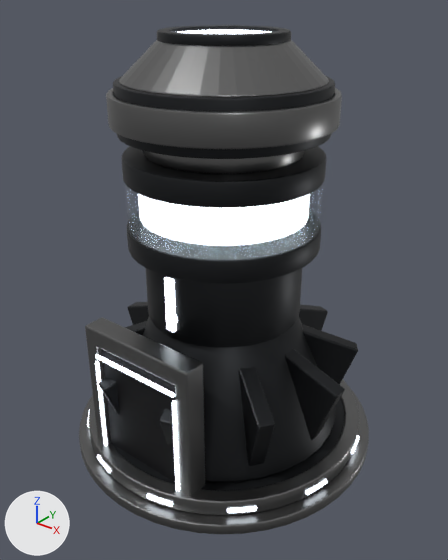
A saved change to the glTF model assets/kit/Cannon_T1.glb.
Rendered twice from a 50 mm camera at (3.86, -4.82, 5.0) aimed at (0.08, -0.09, 2.07). Every picture has the same lights, and +X, +Y and +Z are marked at lower left. The first picture is the older version. Vertices at exactly the same position are counted once.

Names of what the first picture shows: 'Cannon_T1'.
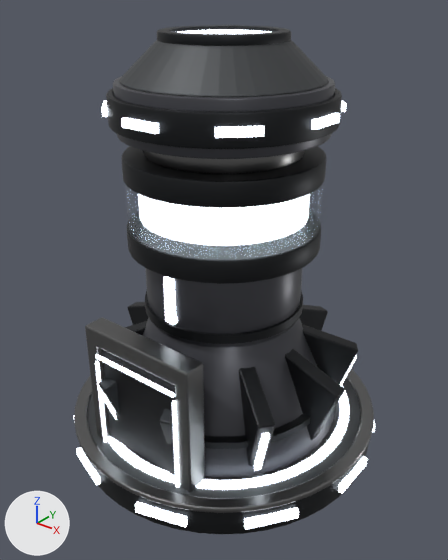
Location of each change, (x1, y1, x2, y2) in pixels of the pictures (448 x 560 px):
'Cannon_T1', reshaped: before (79, 25, 369, 534); after (73, 25, 375, 534)
part 1 of me_cannon_t1, added: after (87, 378, 361, 498)
part 2 of me_cannon_t1, added: after (145, 291, 303, 344)
part 3 of me_cannon_t1, added: after (338, 456, 368, 494)
part 4 of me_cannon_t1, added: after (163, 276, 176, 325)
part 5 of me_cannon_t1, added: after (311, 113, 340, 130)
part 6 of me_cannon_t1, added: after (121, 117, 159, 134)
part 7 of me_cannon_t1, rebuilt (11% wider, 7% taller): before (89, 379, 359, 515); after (74, 368, 374, 513)
part 8 of me_cannon_t1, rebuilt: before (112, 398, 345, 491); after (107, 386, 350, 490)
part 9 of me_cannon_t1, deleted: before (87, 277, 359, 514)
part 10 of me_cannon_t1, built on: before (79, 361, 369, 534); after (73, 356, 375, 534)
part 11 of me_cannon_t1, added: after (341, 101, 347, 112)
part 12 of me_cannon_t1, added: after (101, 101, 108, 117)
part 13 of me_cannon_t1, added: after (215, 126, 265, 138)
part 14 of me_cannon_t1, recoloured: (113, 76, 335, 477) in both
part 15 of me_cannon_t1, recoloured: (80, 88, 368, 534) in both
part 16 of me_cannon_t1, recoloured: (119, 40, 329, 97) in both

The change, as a diff of the scene's bpy script:
```diff
--- a/assets/kit/Cannon_T1.glb.py
+++ b/assets/kit/Cannon_T1.glb.py
@@ mat_os_shell @@
+mat_os_shell = principled_material('OS_Shell')
+mat_os_shell.base_color = (0.075, 0.077, 0.09)  # dark grey #4d4e55
+mat_os_shell.metallic = 0.55
+mat_os_shell.roughness = 0.36
@@ mat_os_plate @@
+mat_os_plate = principled_material('OS_Plate')
+mat_os_plate.base_color = (0.085, 0.09, 0.095)  # dark grey #525557
+mat_os_plate.metallic = 0.75
+mat_os_plate.roughness = 0.55
@@ me_cannon_t1 @@
-me_cannon_t1.from_pydata(...)  # 5979 vertices, 11786 faces; spans x -1.75..1.75, y -1.75..1.75, z 0.06..4.58
+me_cannon_t1.from_pydata(...)  # 5724 vertices, 11196 faces; spans x -1.79..1.79, y -1.79..1.79, z 0.06..4.58
+# me_cannon_t1 part 1: a new loose piece, a 48-sided cylinder along z spanning x -1.65..1.65, y -1.65..1.65, z 0.38..0.41, in mat_os_plate (dark grey #525557)
+# me_cannon_t1 part 2: a new loose piece, a 32-sided cylinder along z spanning x -0.88..0.88, y -0.88..0.88, z 1.73..1.83, in mat_os_dark (dark grey #2c2e30)
+# me_cannon_t1 part 3: a new loose piece, a box spanning x 1.74..1.79, y -0.275..0.275, z 0.19..0.29, in mat_os_light (white #d4dde5, glowing white #edf6ff)
+# me_cannon_t1 part 4: a new loose piece, a box spanning x -0.06..0.06, y -0.885..-0.835, z 1.86..2.36, in mat_os_light (white #d4dde5, glowing white #edf6ff)
+# me_cannon_t1 part 5: a new loose piece, a box spanning x 1.11..1.16, y -0.2..0.2, z 3.85..3.93, in mat_os_light (white #d4dde5, glowing white #edf6ff)
+# me_cannon_t1 part 6: a new loose piece, a box spanning x -0.2..0.2, y -1.16..-1.11, z 3.85..3.93, in mat_os_light (white #d4dde5, glowing white #edf6ff)
+# me_cannon_t1 part 7: the loose piece of 576 vertices spanning x -1.62..1.62, y -1.62..1.62, z 0.18..0.36 is rebuilt with 576 vertices and now spans x -1.78..1.78, y -1.78..1.78, z 0.38..0.44
+# me_cannon_t1 part 8: the loose piece of 288 vertices spanning x -1.6..1.6, y -1.6..1.6, z 0.18..0.34 is rebuilt with 192 vertices and now spans x -1.5..1.5, y -1.5..1.5, z 0.41..0.44, in mat_os_light (white #d4dde5, glowing white #edf6ff)
+# me_cannon_t1 part 9: 13 loose pieces with 698 vertices, spanning x -1.62..1.62, y -1.62..1.62, z 0.23..2.36, are deleted
+# me_cannon_t1 part 10: 144 vertices moved from x -1.75..1.75, y -1.75..1.75, z 0.16..0.18 to x -1.75..1.75, y -1.75..1.75, z 0.38..0.4; 5 vertices removed from x -0.56..0.54, y -1.42, z 0.17..1.54; 296 vertices added at x -1.61..1.61, y -1.79..1.79, z 0.19..1.09
+# me_cannon_t1 part 11: 8 vertices added at x 0.64..0.96, y 0.64..0.96, z 3.85..3.93
+# me_cannon_t1 part 12: 8 vertices added at x -0.96..-0.64, y -0.96..-0.64, z 3.85..3.93
+# me_cannon_t1 part 13: 8 vertices added at x 0.64..0.96, y -0.96..-0.64, z 3.85..3.93
+# me_cannon_t1 part 14: 1180 faces spanning x -1.34..1.34, y -1.34..1.34, z 0.36..4.14 switch from mat_os_dark (dark grey #2c2e30) to mat_os_shell (dark grey #4d4e55)
+# me_cannon_t1 part 15: 1532 faces spanning x -1.75..1.75, y -1.75..1.75, z 0.06..4.04 switch from mat_os_steel (grey #7c7c7c) to mat_os_dark (dark grey #2c2e30)
+# me_cannon_t1 part 16: 428 faces spanning x -0.99..0.99, y -0.99..0.99, z 4.14..4.5 switch from mat_os_steel (grey #7c7c7c) to mat_os_plate (dark grey #525557)
+# other edits to the shape of me_cannon_t1 do not show in these pictures
 me_cannon_t1.materials.append(mat_os_light)
```
